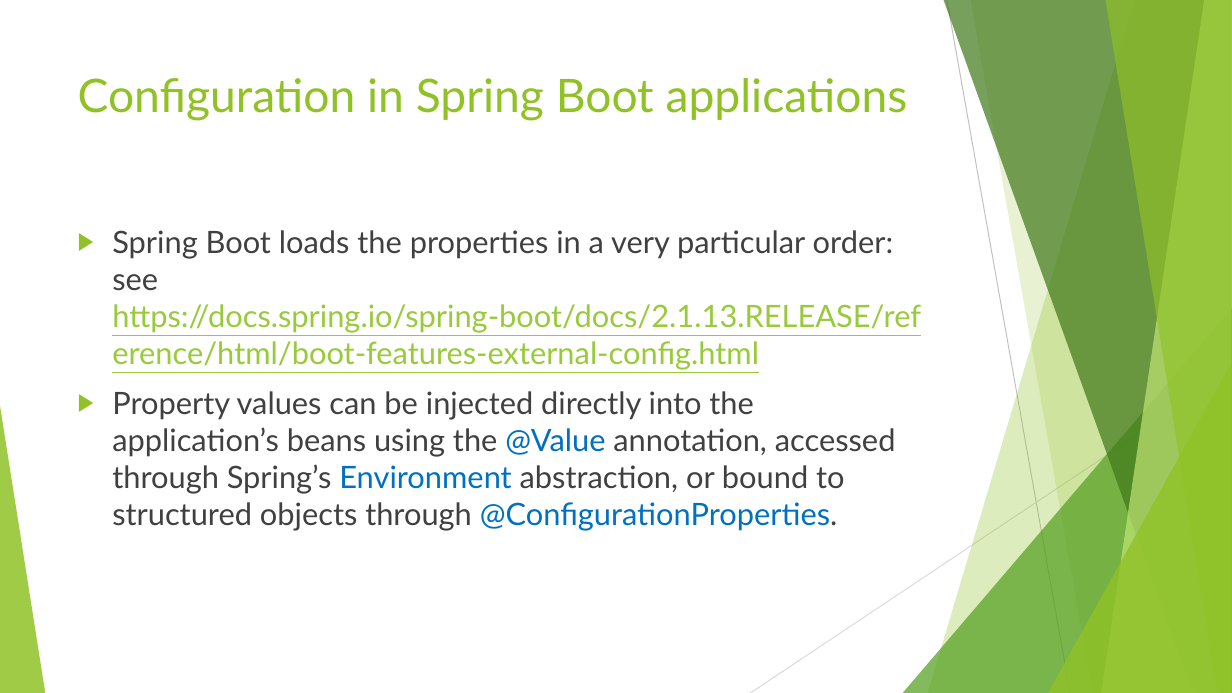
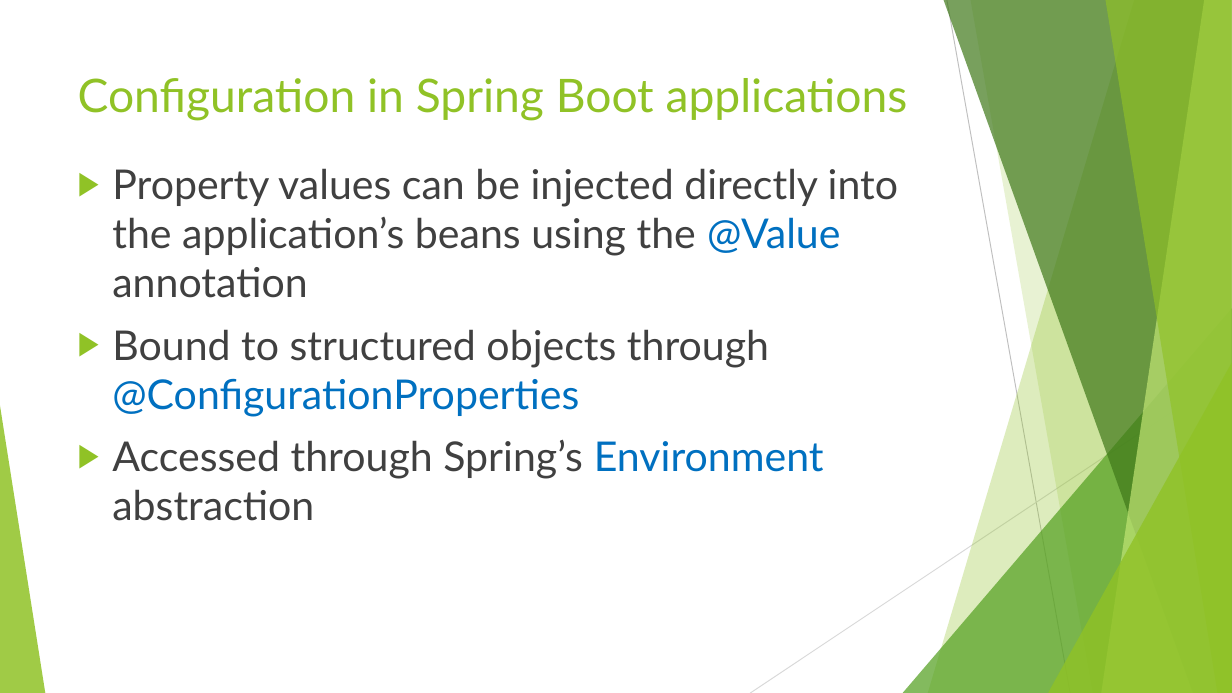
Before and after one commit to ybensman/SpringMicroserviceDemo, a slide deck: slide 32 of Spring_Beginners_2_SpringBootForMS.pptx (slide 30 before the commit). Drawn at 1232x693 pixels with LibreOffice and Linux fonts; fonts in the diff are those of the drawing. Boxes give left, top, right and bottom in pixels: in the first picture for what was removed or moved away, otherwise in the second. Text is boxed around its words. In the diff, an @@ line names an element or a change of style, - is before the commit and + after.

Commit message:
Some fixes for configuration and validation

```diff
--- a/Spring_Beginners_2_SpringBootForMS.pptx
+++ b/Spring_Beginners_2_SpringBootForMS.pptx
@@ text at box(112, 168, 898, 521): text changed; size 24 to 32 pt @@
-▶ Spring Boot loads the properties in a very particular order: see https://docs.spring.io/spring-boot/docs/2.1.13.RELEASE/reference/html/boot-features-external-config.html
-▶ Property values can be injected directly into the application’s beans using the @Value annotation, accessed through Spring’s Environment abstraction, or bound to structured objects through @ConfigurationProperties.
+▶ Property values can be injected directly into the application’s beans using the @Value annotation
+▶ Bound to structured objects through @ConfigurationProperties
+▶ Accessed through Spring’s Environment abstraction
```
Also in this commit, not shown: 8 other slides changed, 13 slides added, 3 slides removed, 4 other files.
